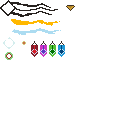
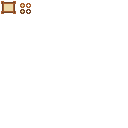
Layered file, before and after one edit (128px x 128px). Changes by layer:
added layer "Panels" in group "UI #1" over [1, 1, 31, 14]
hid "UI" over [0, 0, 75, 57]
hid "Bars" over [3, 19, 61, 60]
